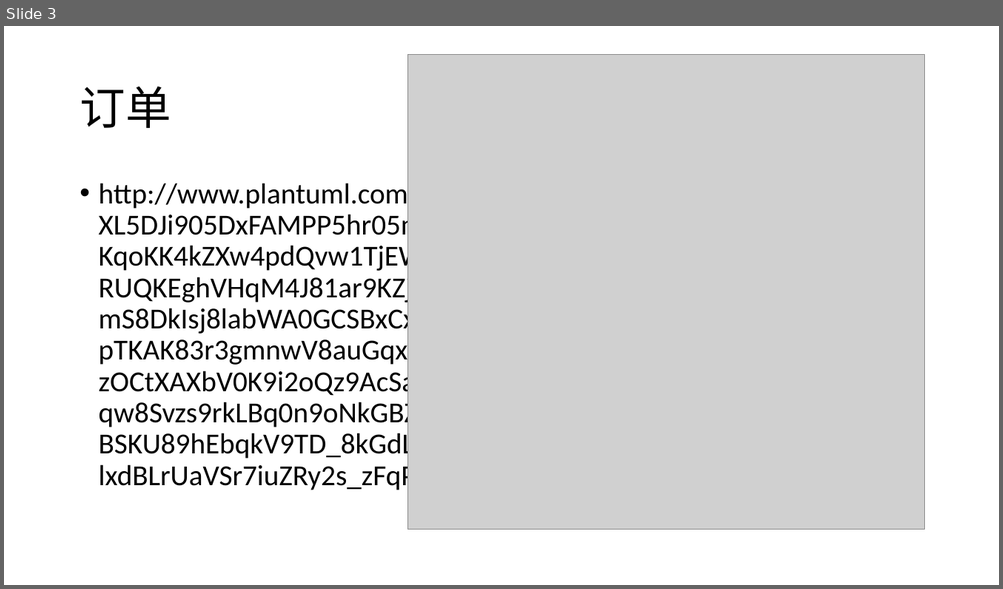
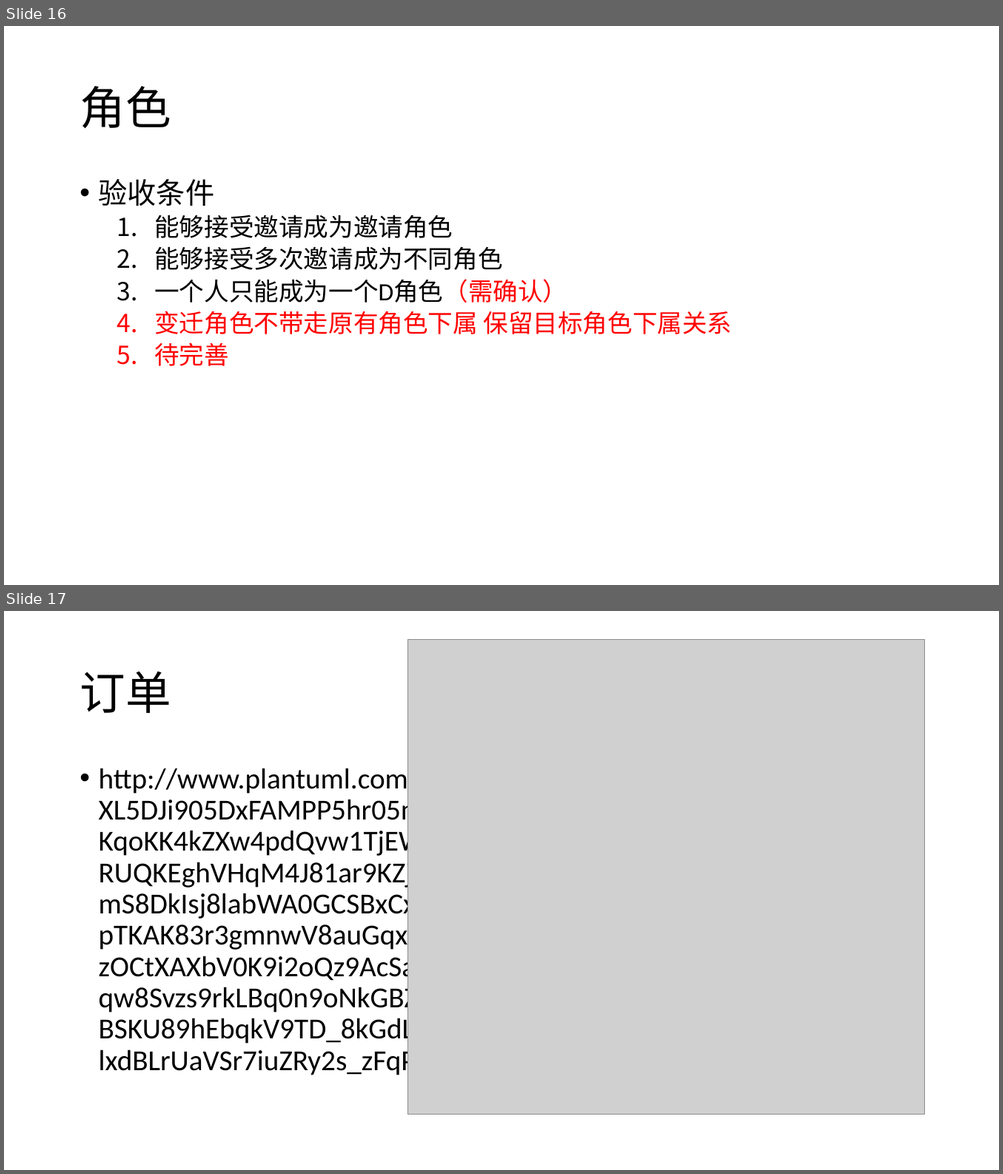
Before and after one commit to swansrp/Tanya, a slide deck: doc/prd.pptx. Shown one above the other, each under a label of ours: slide 3 before the commit, slides 16 and 17 after it. The pictures are 1003x589 and 1003x1174 pixels, drawn with LibreOffice and Linux fonts; fonts in the diff are those of the drawing; grey boxes stand for pictures. Boxes give left, top, right and bottom in pixels: in the first picture for what was removed or moved away, otherwise in the second. Text is boxed around its words. In the diff, an @@ line names an element or a change of style, - is before the commit and + after.

```diff
--- a/doc/prd.pptx
+++ b/doc/prd.pptx
@@ slide 16 added at <box>4,26,999,585</box>, background #FFFFFF @@
@@ title added at <box>79,86,170,128</box>, 44 pt, text #000000 @@
+角色
@@ text added at <box>99,179,732,366</box>, 24 pt, text #000000 @@
+• 验收条件
+  1. 能够接受邀请成为邀请角色
+  2. 能够接受多次邀请成为不同角色
+  3. 一个人只能成为一个D角色（需确认）
+  4. 变迁角色不带走原有角色下属 保留目标角色下属关系
+  5. 待完善
@@ what was slide 3 is now slide 17 @@
```
Also in this commit, not shown: 2 slides changed, 21 other slides added.
